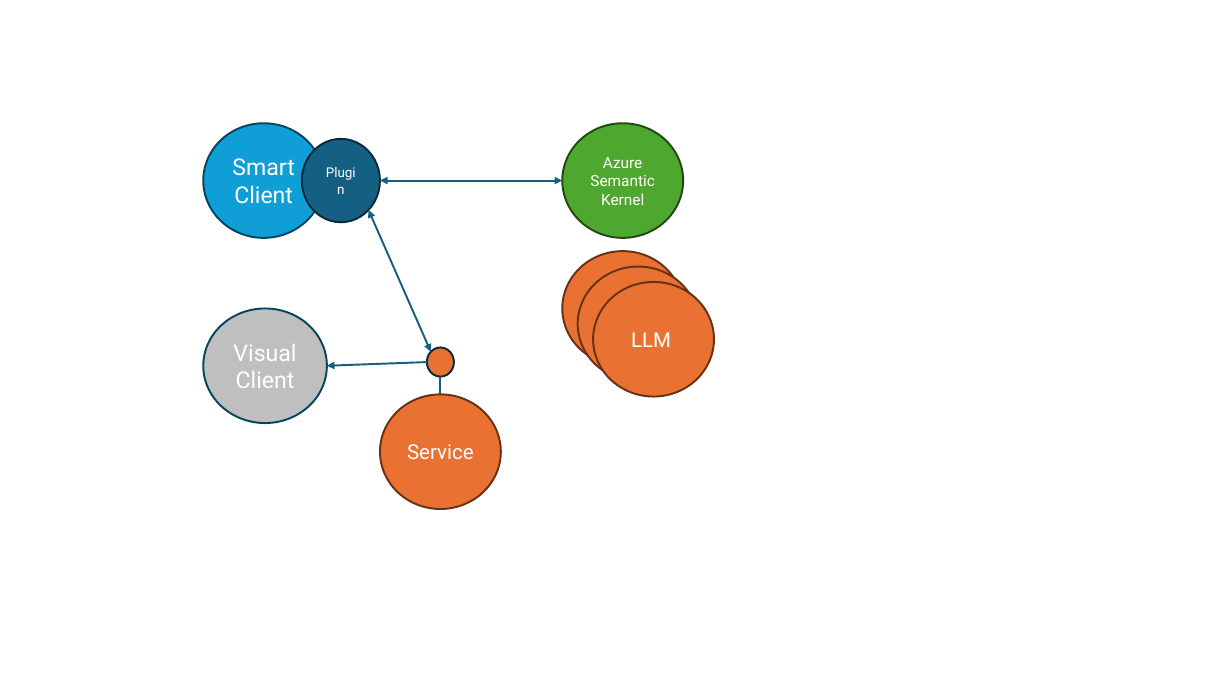
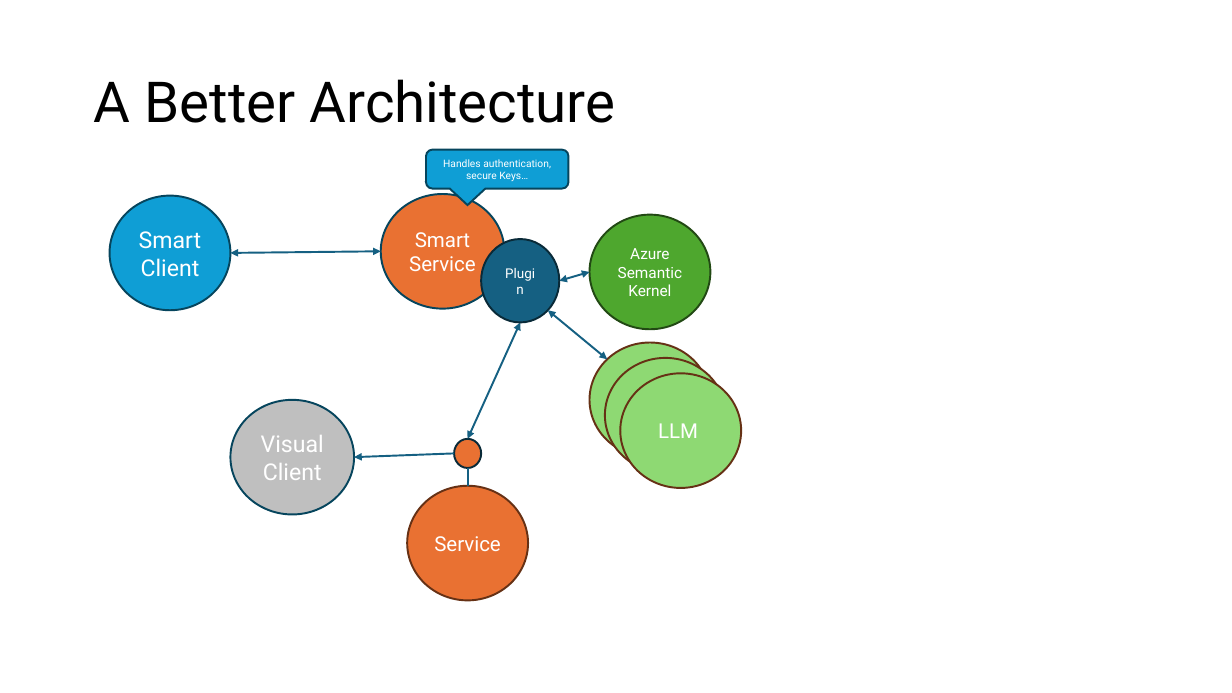
Before and after one commit to pierre01/AIKernelMCPClient, a slide deck: slide 2 of AI Friendly APIs.pptx (slide 1 before the commit). Drawn at 1232x693 pixels with LibreOffice and Linux fonts; fonts in the diff are those of the drawing. Boxes give left, top, right and bottom in pixels: in the first picture for what was removed or moved away, otherwise in the second. Text is boxed around its words. In the diff, an @@ line names an element or a change of style, - is before the commit and + after.

```diff
--- a/AI Friendly APIs.pptx
+++ b/AI Friendly APIs.pptx
@@ title added at (94,79,616,123), 44 pt, text #000000 @@
+A Better Architecture
@@ rounded speech box added at (426,150,568,189), fill #0F9ED5, outline #07455D 1.5 pt, 8 pt, text #FFFFFF @@
+Handles authentication, secure Keys…
@@ ellipse "Smart Client": place and size @@
-ellipse "Smart Client" at (203,123,324,238)
+ellipse "Smart Client" at (110,196,231,311)
@@ ellipse added at (381,194,505,309), fill #E97132, outline #07455D 1.5 pt, 16 pt, text #FFFFFF @@
+Smart Service
@@ ellipse "Plugin": place and size @@
-ellipse "Plugin" at (302,139,381,222)
+ellipse "Plugin" at (482,239,560,323)
@@ double arrow moved from (380, 180) - (563, 180) to (230, 253) - (381, 251) @@
@@ double arrow added from (559, 281) to (590, 272), #156082 1.5 pt @@
@@ double arrow moved from (369, 210) - (431, 352) to (520, 323) - (468, 439) @@
@@ double arrow added from (548, 311) to (607, 360), #156082 1.5 pt @@
@@ ellipse "LLM": place and size @@
-ellipse "LLM" at (593,282,714,396)
+ellipse "LLM" at (590,343,711,457)
@@ fill #E97132 to #8ED973 in 3 elements at (590,343,711,457), (605,358,726,472), (620,373,741,488) @@
@@ ellipse "LLM": place and size @@
-ellipse "LLM" at (563,251,684,366)
+ellipse "LLM" at (620,373,741,488)
@@ 4 ellipses, 1 line, 1 arrow: place and size @@
-4 ellipses, 1 line, 1 arrow at (203,123,699,423)
+4 ellipses, 1 line, 1 arrow at (230,214,726,515)
@@ ellipse "Service": place and size @@
-ellipse "Service" at (380,395,501,509)
+ellipse "Service" at (408,486,529,601)
```
Also in this commit, not shown: 1 slide added, 15 other files.
